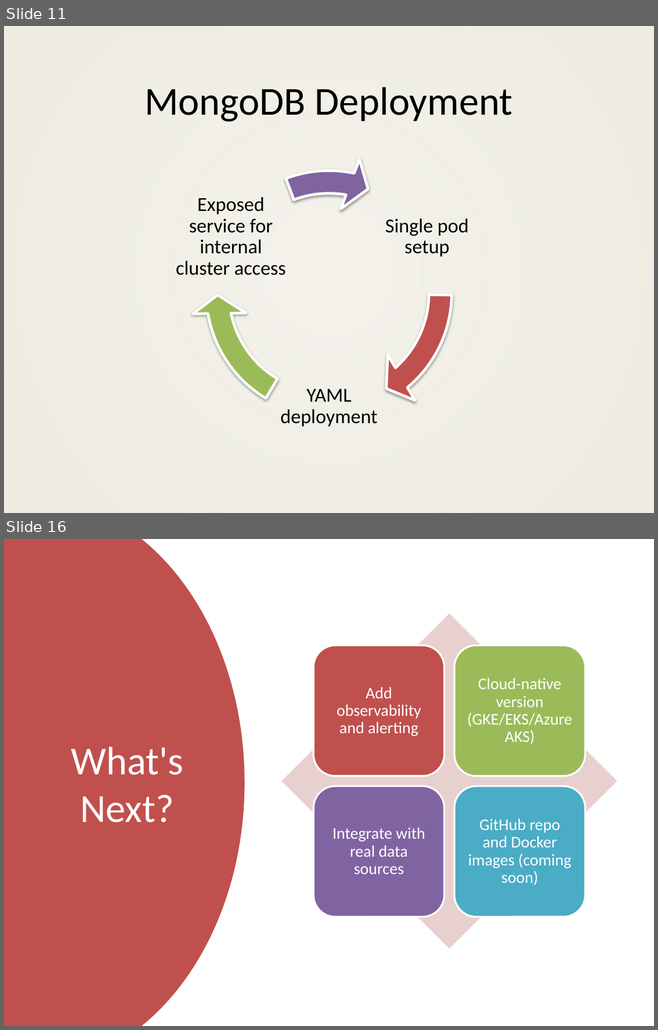
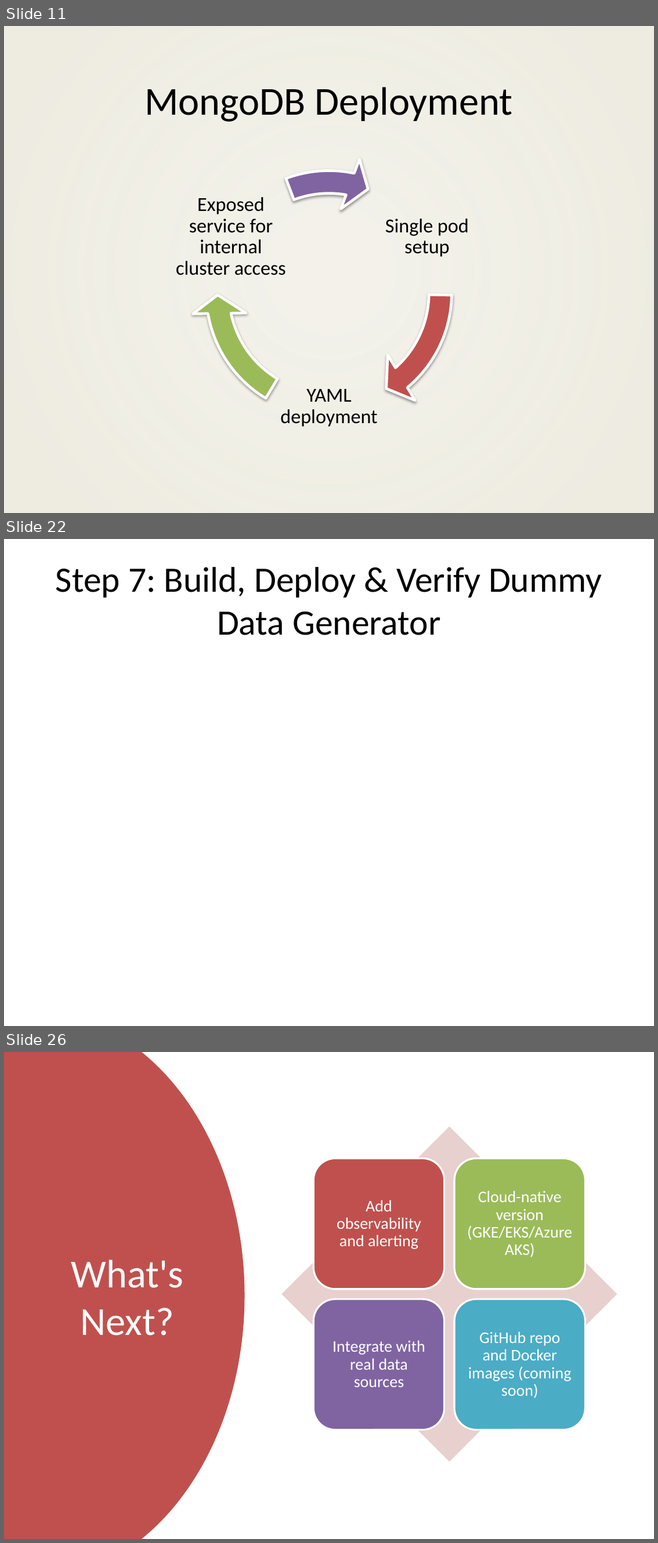
Before and after one commit to rahulsidpatil/go-k8s-data-pipeline, a slide deck: ppt-artifacts/go_k8s_data_pipeline_updated.pptx. Shown one above the other, each under a label of ours: slides 11 and 16 before the commit, slides 11, 22 and 26 after it; the slides between them are not shown. The pictures are 658x1030 and 658x1543 pixels, drawn with LibreOffice and Linux fonts; fonts in the diff are those of the drawing; background and template pictures are left out. Boxes give left, top, right and bottom in pixels: in the first picture for what was removed or moved away, otherwise in the second. Text is boxed around its words. In the diff, an @@ line names an element or a change of style, - is before the commit and + after.

```diff
--- a/ppt-artifacts/go_k8s_data_pipeline_updated.pptx
+++ b/ppt-artifacts/go_k8s_data_pipeline_updated.pptx
@@ slide 22 added at (4, 539, 654, 1026), background #FFFFFF @@
@@ title added at (56, 567, 601, 635), 39.6 pt, text #000000 @@
+Step 7: Build, Deploy & Verify Dummy Data Generator
@@ what was slide 16 is now slide 26 @@
```
Also in this commit, not shown: 5 slides changed, 9 other slides added, 2 other files.
